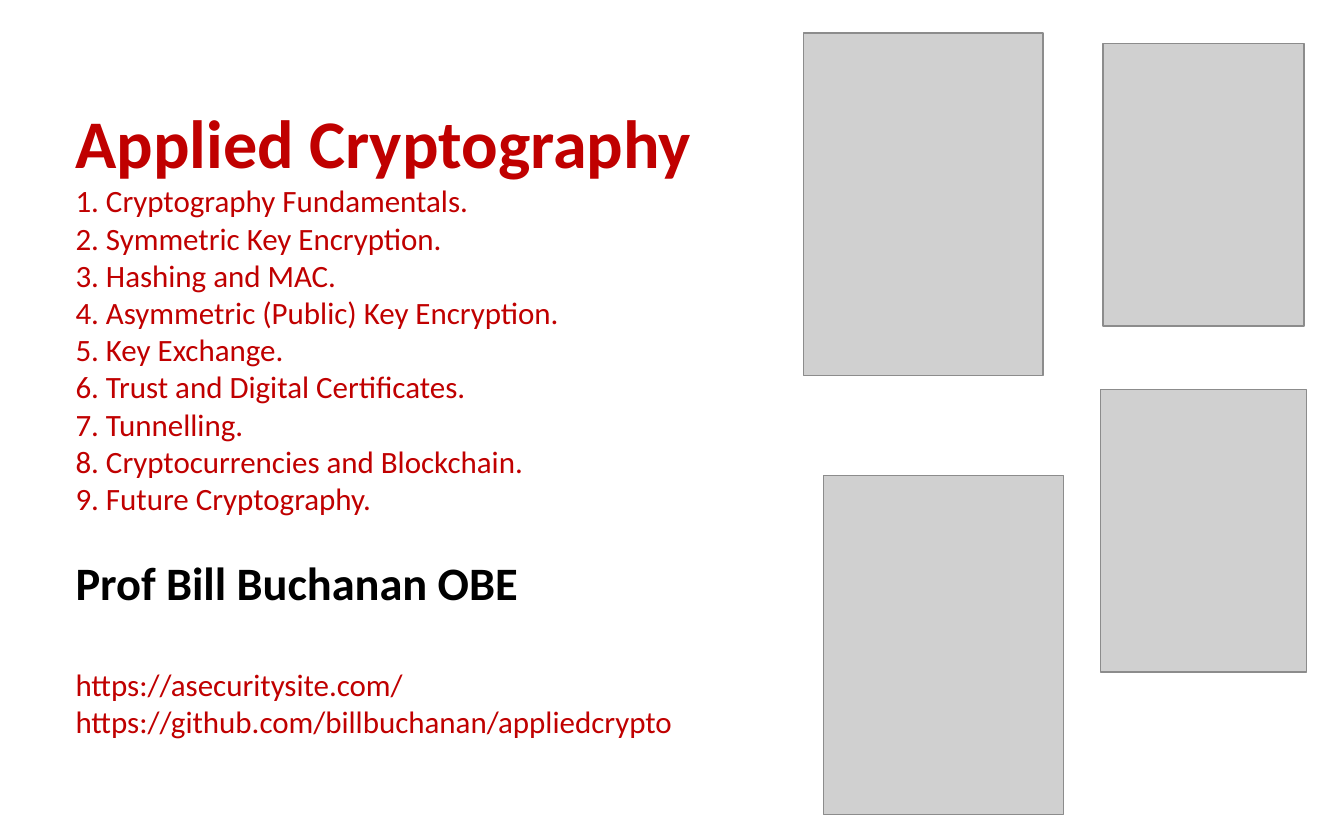
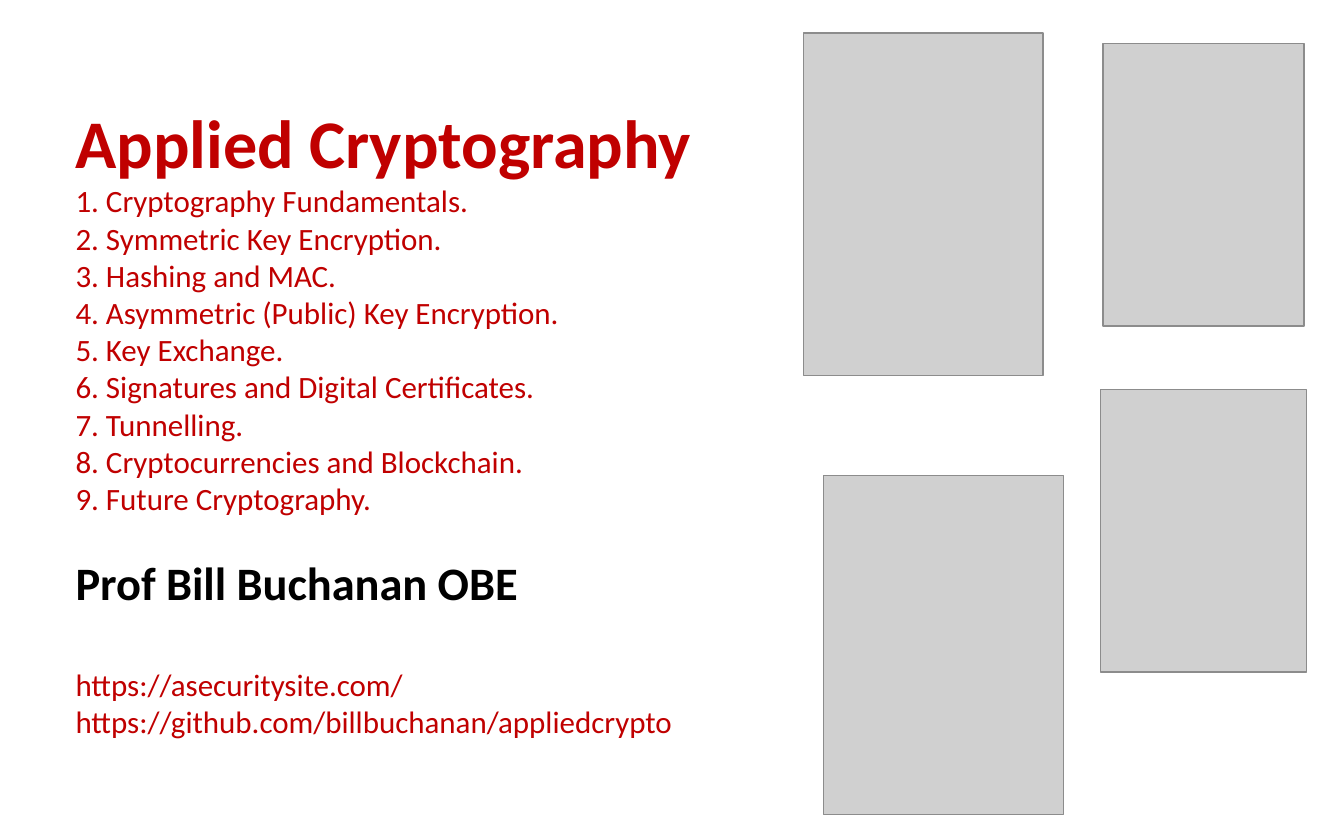
Before and after one commit to billbuchanan/appliedcrypto, a slide deck: slide 17 of unit00_introduction/unit01_introduction.pptx. Drawn at 1344x840 pixels with LibreOffice and Linux fonts; fonts in the diff are those of the drawing; grey boxes stand for pictures. Boxes give left, top, right and bottom in pixels: in the first picture for what was removed or moved away, otherwise in the second. Text is boxed around its words. In the diff, an @@ line names an element or a change of style, - is before the commit and + after.

```diff
--- a/unit00_introduction/unit01_introduction.pptx
+++ b/unit00_introduction/unit01_introduction.pptx
@@ title at (76,376,534,404): text changed @@
-6. Trust and Digital Certificates.
+6. Signatures and Digital Certificates.
```
Also in this commit, not shown: 1 other slide changed, 2 other files.
